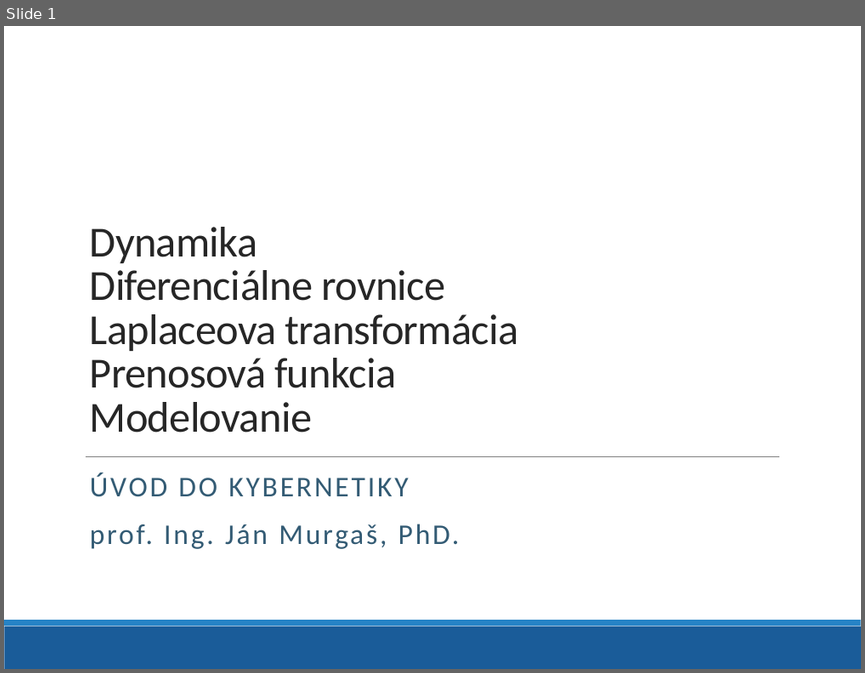
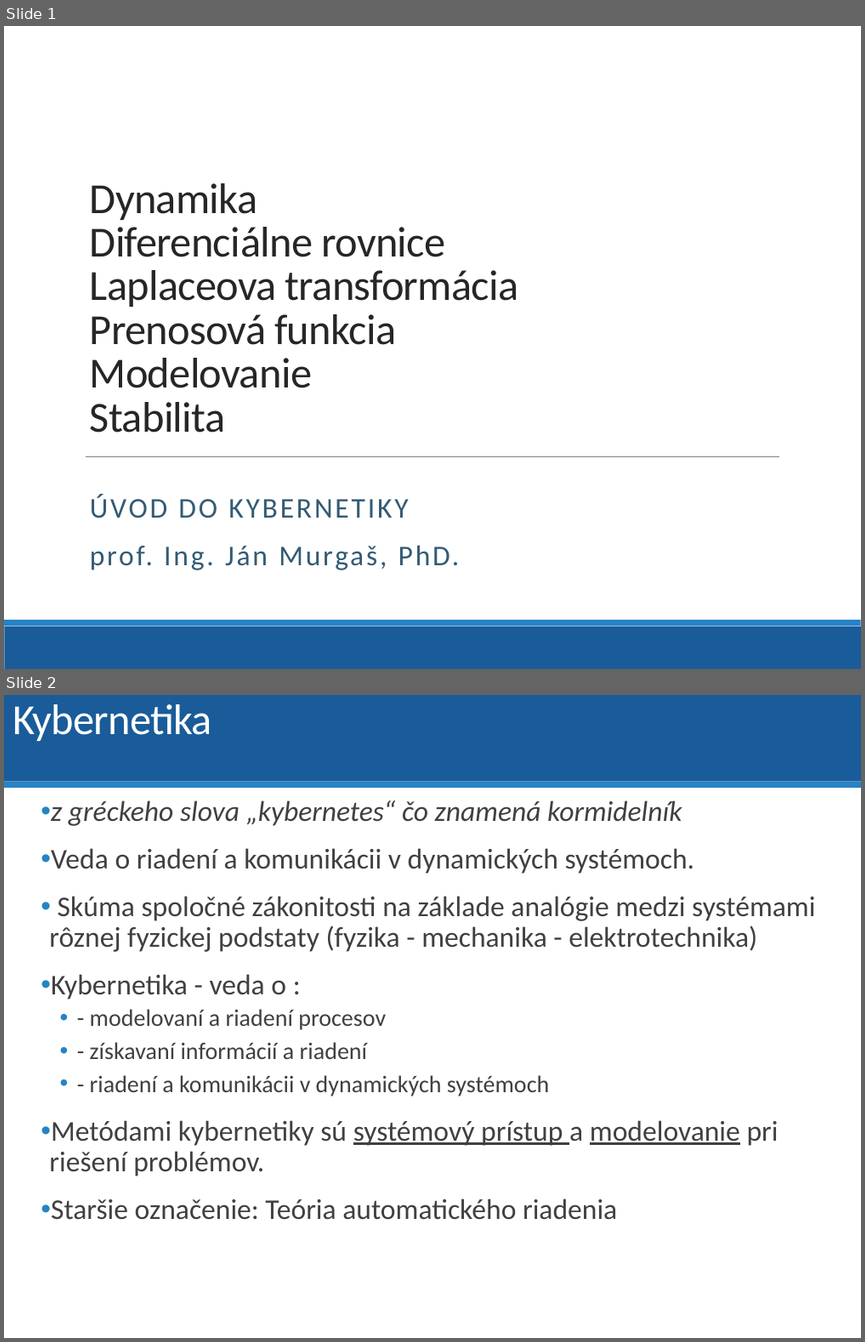
Before and after one commit to dodekm/TeamProjektKybernetika, a slide deck: Nove prednasky/P01_dynamika_dif_rovnice_LPT_prenosova_funkcia_modelovanie.pptx. Shown one above the other, each under a label of ours: slide 1 before the commit, slides 1 and 2 after it. The pictures are 865x673 and 865x1342 pixels, drawn with LibreOffice and Linux fonts; fonts in the diff are those of the drawing; background and template pictures are left out. Boxes give left, top, right and bottom in pixels: in the first picture for what was removed or moved away, otherwise in the second. Text is boxed around its words. In the diff, an @@ line names an element or a change of style, - is before the commit and + after.

```diff
--- a/Nove prednasky/P01_dynamika_dif_rovnice_LPT_prenosova_funkcia_modelovanie.pptx
+++ b/Nove prednasky/P01_dynamika_dif_rovnice_LPT_prenosova_funkcia_modelovanie.pptx
@@ slide 2 added at bbox=[4, 695, 861, 1338], background #FFFFFF @@
@@ rectangle added at bbox=[4, 695, 861, 782], fill #1A5C99 @@
@@ title added at bbox=[12, 704, 212, 741], 36 pt, text #FFFFFF @@
+Kybernetika
@@ rectangle added at bbox=[4, 782, 861, 788], fill #2683C6 @@
@@ text added at bbox=[49, 800, 815, 1219], 24 pt, text #404040 @@
+• z gréckeho slova „kybernetes“ čo znamená kormidelník
+• Veda o riadení a komunikácii v dynamických systémoch.
+• Skúma spoločné zákonitosti na základe analógie medzi systémami rôznej fyzickej podstaty (fyzika - mechanika - elektrotechnika)
+• Kybernetika - veda o :
+  • - modelovaní a riadení procesov
+  • - získavaní informácií a riadení
+  • - riadení a komunikácii v dynamických systémoch
+• Metódami kybernetiky sú systémový prístup a modelovanie pri riešení problémov.
+• Staršie označenie: Teória automatického riadenia
@@ slide 1 changed as well @@
@@ title at bbox=[90, 183, 519, 432]: text changed @@
-Dynamika
-Diferenciálne rovnice
-Laplaceova transformácia
-Prenosová funkcia
-Modelovanie
+Dynamika
+Diferenciálne rovnice
+Laplaceova transformácia
+Prenosová funkcia
+Modelovanie
+Stabilita
@@ subtitle "ÚVOD DO KYBERNETIKY": place and size @@
-subtitle "ÚVOD DO KYBERNETIKY" at bbox=[90, 473, 460, 549]
+subtitle "ÚVOD DO KYBERNETIKY" at bbox=[90, 494, 460, 570]
```
Also in this commit, not shown: 39 other slides added, 5 slides removed, 2 other files.
